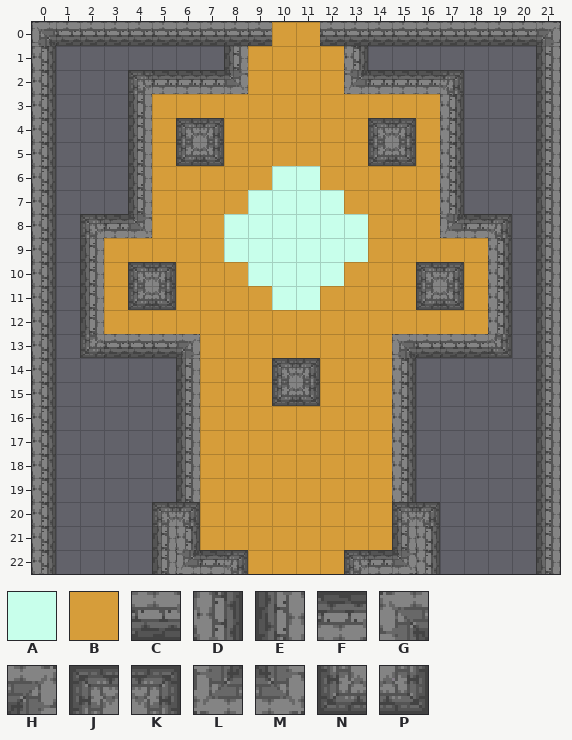
Tiled map, stored at assets/data/ruin_teleporter.tmx. Above is the file before it was changed.
Cells are 16x16 px. Shown: x 0..21, y 0..22.
Key: from "tileset.png": A 2, B 3, C 32, D 33, E 34, F 35, G 36, H 37, J 38, K 39, L 68, M 69, N 70, P 71.
_ is an empty cell.
Layers that did not change in this view are not listed.
Layer "base" before, first column x 0:
 0 GCCCCCCCCCBBCCCCCCCCCH
 1 D________BBBB________E
 2 D________BBBB________E
 3 D____BBBBBBBBBBBB____E
 4 D____BJKBBBBBBJKB____E
 5 D____BNPBBBBBBNPB____E
 6 D____BBBBBAABBBBB____E
 7 D____BBBBAAAABBBB____E
 8 D____BBBAAAAAABBB____E
 9 D__BBBBBAAAAAABBBBB__E
10 D__BJKBBBAAAABBBJKB__E
11 D__BNPBBBBAABBBBNPB__E
12 D__BBBBBBBBBBBBBBBB__E
13 D______BBBBBBBB______E
14 D______BBBJKBBB______E
15 D______BBBNPBBB______E
16 D______BBBBBBBB______E
17 D______BBBBBBBB______E
18 D______BBBBBBBB______E
19 D______BBBBBBBB______E
20 D____JKBBBBBBBBJK____E
21 D____EDBBBBBBBBED____E
22 D____ELFKBBBBJFMD____E
The same view after the edit:
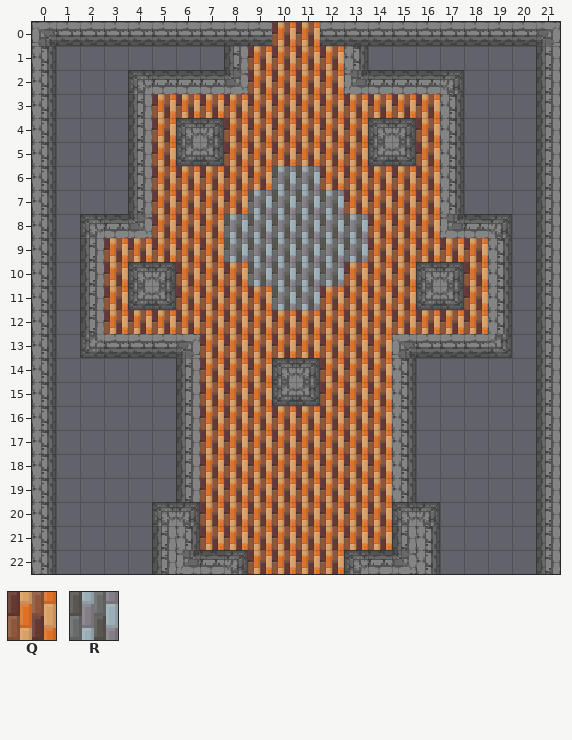
Further tiles: from "tileset.png": Q 4, R 5.
Diff:
Changed rows in their new state; . is an unchanged cell.
Layer "base":
first column x 3:
 0 .......QQ.......
 1 ......QQQQ......
 2 ......QQQQ......
 3 ..QQQQQQQQQQQQ..
 4 ..Q..QQQQQQ..Q..
 5 ..Q..QQQQQQ..Q..
 6 ..QQQQQRRQQQQQ..
 7 ..QQQQRRRRQQQQ..
 8 ..QQQRRRRRRQQQ..
 9 QQQQQRRRRRRQQQQQ
10 Q..QQQRRRRQQQ..Q
11 Q..QQQQRRQQQQ..Q
12 QQQQQQQQQQQQQQQQ
13 ....QQQQQQQQ....
14 ....QQQ..QQQ....
15 ....QQQ..QQQ....
16 ....QQQQQQQQ....
17 ....QQQQQQQQ....
18 ....QQQQQQQQ....
19 ....QQQQQQQQ....
20 ....QQQQQQQQ....
21 ....QQQQQQQQ....
22 ......QQQQ......
